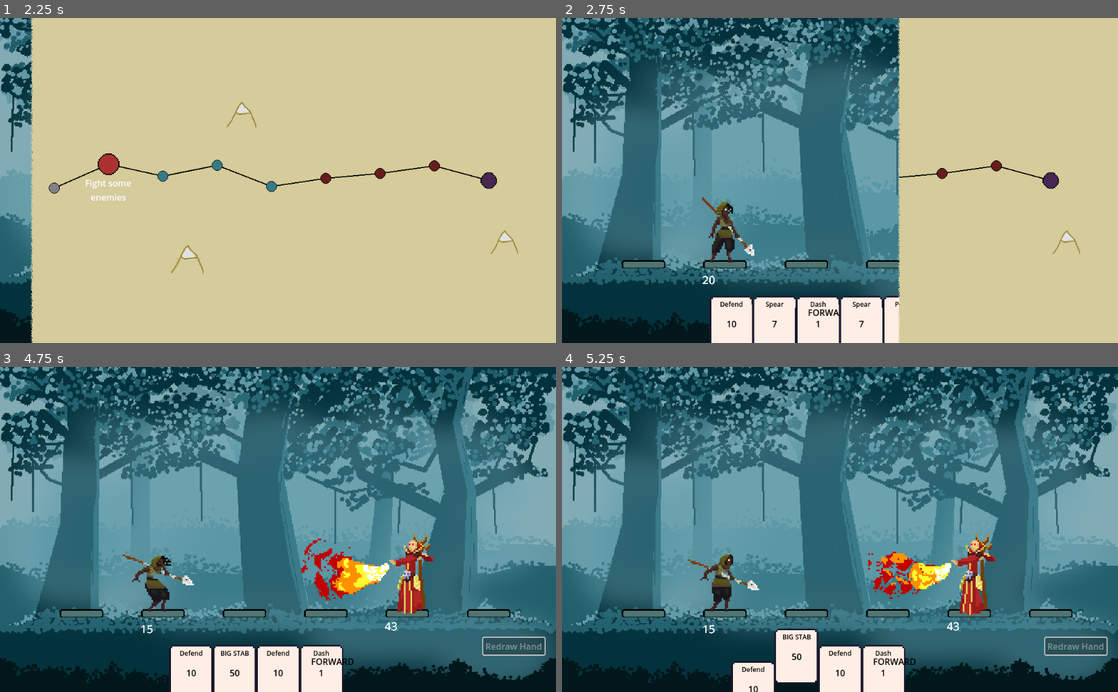
Above: before the commit, frames 1-4 (two rows, left to right).
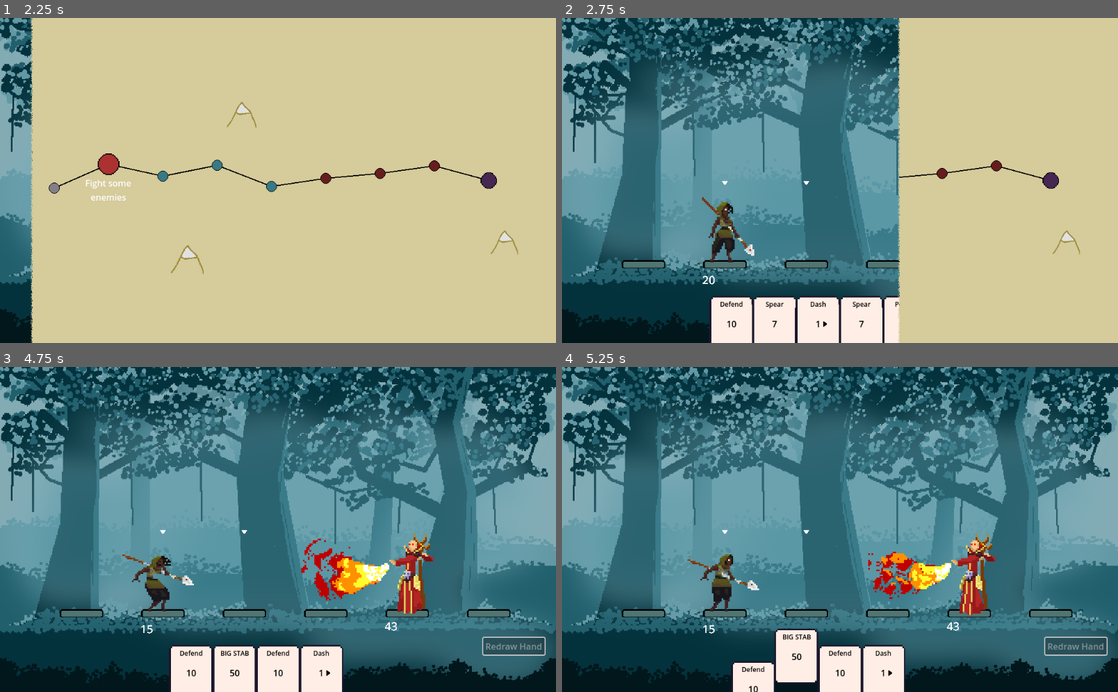
Above: after the commit, the same moments.

Repository: maxnovak/card-battle-time
Game: Godot game, scene res://Game.tscn
Same seed, same stepped clock (60 frames per second), same inputs: the game is played once before the commit and once after it.
Inputs (mouse positions are in pixels of both pictures, inside the frame that each line leads up to):
- Up to frame 1 (2.25 s): tap Enter at 0.5 s; move the mouse to (55, 187) at 0.52 s; click (55, 187) at 0.67 s; move the mouse to (183, 180) at 1.27 s; click (183, 180) at 1.42 s; tap Space at 2 s; move the mouse to (111, 164) at 2.02 s; click (111, 164) at 2.17 s
- Up to frame 2 (2.75 s): no input
- Up to frame 3 (4.75 s): click "Redraw Hand" at 2.75 s; move the mouse to (189, 672) at 3.52 s; click (189, 672) at 3.67 s; move the mouse to (211, 656) at 4.27 s; click (211, 656) at 4.42 s
- Up to frame 4 (5.25 s): move the mouse to (795, 672) at 5.02 s; click (795, 672) at 5.17 s

Frame 1 is identical in both runs. In frame 2, 0.1% of the frame differs, in the area x 28-50%, y 50-96%; in frame 3, 0.1%, in the area x 28-64%, y 50-96%; in frame 4, 0.1%.

Commit message:
Fix enemy attack pointers and make cards display arrow

Diff:
--- a/Card/Card.tscn
+++ b/Card/Card.tscn
@@ -1,14 +1,14 @@
-[gd_scene load_steps=4 format=3 uid="uid://3b256apu812h"]
+[gd_scene load_steps=5 format=3 uid="uid://3b256apu812h"]
 
 [ext_resource type="Script" path="res://Card/card.gd" id="1_l743w"]
 [ext_resource type="Texture2D" uid="uid://b075ohu6vlxh3" path="res://assets/cards/Clubs_card_01.png" id="2_tvyjl"]
+[ext_resource type="Texture2D" uid="uid://6t8qbyrpusoo" path="res://assets/Asset 84@2x.png" id="3_cvh7y"]
 
 [sub_resource type="RectangleShape2D" id="RectangleShape2D_e81o0"]
 size = Vector2(82, 103)
 
 [node name="Card" type="Node2D"]
 script = ExtResource("1_l743w")
-cardName = "Foobar"
 
 [node name="Sprite" type="Sprite2D" parent="."]
 scale = Vector2(3, 3)
@@ -73,15 +73,12 @@
 scroll_active = false
 autowrap_mode = 0
 
-[node name="Direction" type="Label" parent="."]
-offset_left = -19.0
-offset_top = -32.0
-offset_right = 21.0
-offset_bottom = -9.0
-mouse_filter = 1
-mouse_default_cursor_shape = 2
-theme_override_colors/font_color = Color(0, 0, 0, 1)
-horizontal_alignment = 1
+[node name="Direction" type="Sprite2D" parent="."]
+visible = false
+modulate = Color(0, 0, 0, 1)
+position = Vector2(13, 1)
+scale = Vector2(0.01, 0.01)
+texture = ExtResource("3_cvh7y")
 
 [connection signal="input_event" from="Area2D" to="." method="_on_area_2d_input_event"]
 [connection signal="mouse_entered" from="Area2D" to="." method="_on_area_2d_mouse_entered"]
--- a/Card/card.gd
+++ b/Card/card.gd
@@ -22,6 +22,12 @@
 func _on_area_2d_input_event(_viewport, event, _shape_idx):
 	if event.is_pressed():
 		card_clicked.emit(event.button_index)
+		if event.button_index == MOUSE_BUTTON_RIGHT:
+			$DamageContainer/DamageAmount.text = str(amount)
+			$NameContainer/CardName.text = cardName
+			if direction != Global.Direction.UNDEFINED:
+				$Direction.position.x = -$Direction.position.x
+				$Direction.rotate(deg_to_rad(180))
 
 func _on_area_2d_mouse_entered():
 	position.y = position.y - 30
@@ -31,8 +37,11 @@
 	position.y = position.y + 30
 	Input.set_default_cursor_shape(Input.CURSOR_ARROW)
 
-func _process(_delta):
+func _ready():
 	$DamageContainer/DamageAmount.text = str(amount)
 	$NameContainer/CardName.text = cardName
-	if direction != 0:
-		$Direction.text = Global.Direction.keys()[direction]
+	if direction != Global.Direction.UNDEFINED:
+		$Direction.visible = true
+		if direction == Global.Direction.BACKWARDS:
+			$Direction.position.x = -$Direction.position.x
+			$Direction.rotate(deg_to_rad(180))
--- a/Events/Combat/GUI/battle_grid.gd
+++ b/Events/Combat/GUI/battle_grid.gd
@@ -3,9 +3,9 @@
 func targetSpace(space: int):
 	var sprite = Sprite2D.new()
 	sprite.texture = load("res://assets/Asset 84@2x.png")
-	sprite.scale = Vector2(.1, .1)
+	sprite.scale = Vector2(0.01, 0.01)
 	sprite.rotate(deg_to_rad(90))
-	sprite.position.y = -550
+	sprite.position.y = -150
 	get_children()[space].add_child(sprite)
 
 func clearTargets():
